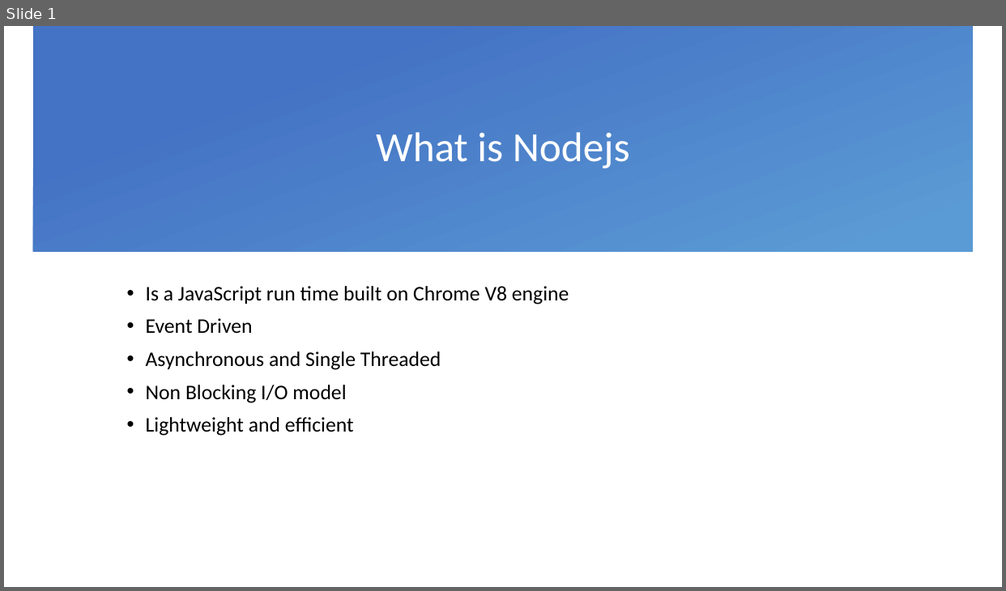
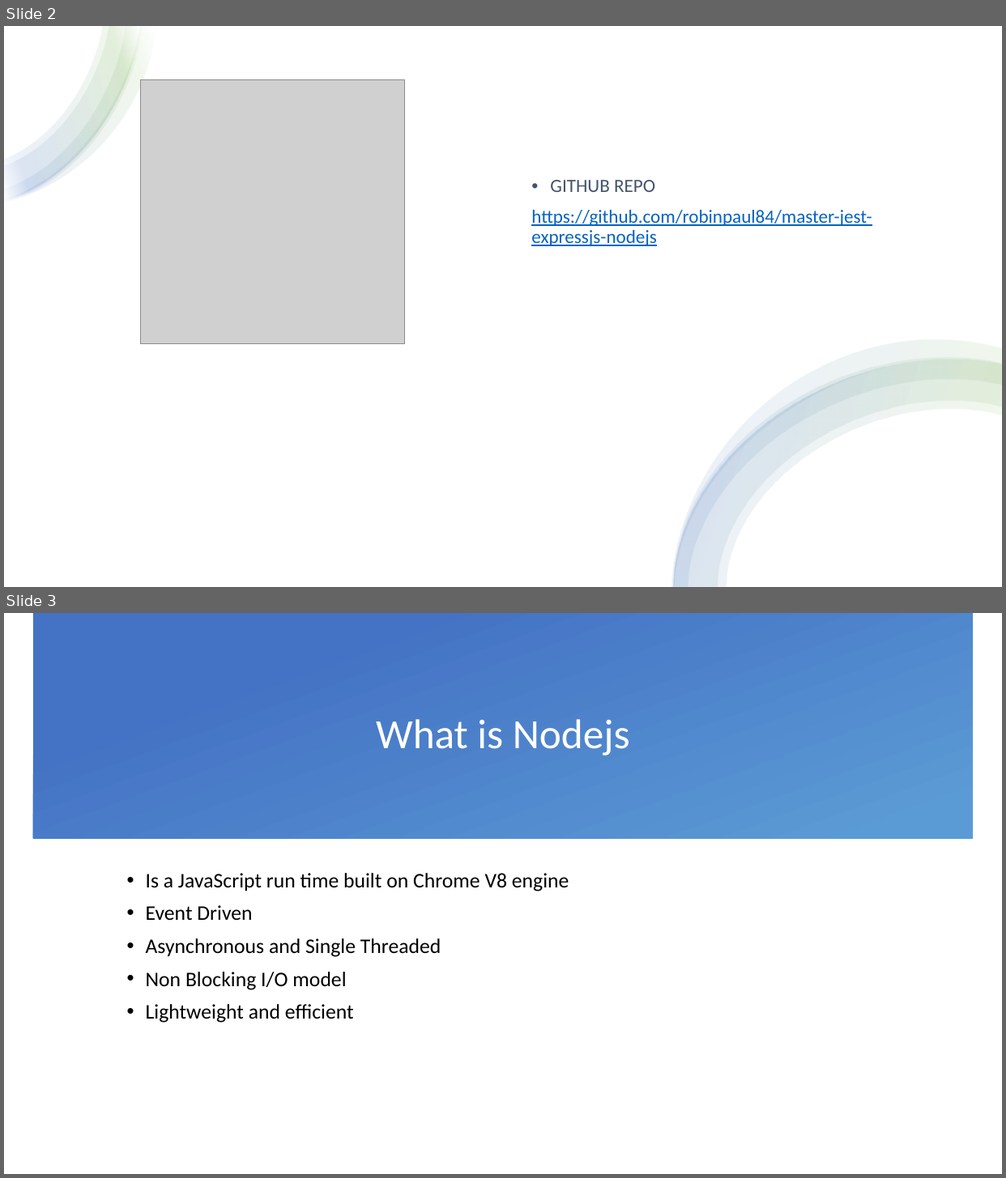
Before and after one commit to robinpaul84/master-jest-expressjs-nodejs, a slide deck: Jest-Express.pptx. Shown one above the other, each under a label of ours: slide 1 before the commit, slides 2 and 3 after it. The pictures are 1006x591 and 1006x1178 pixels, drawn with LibreOffice and Linux fonts; fonts in the diff are those of the drawing; grey boxes stand for pictures; background and template pictures are left out. Boxes give left, top, right and bottom in pixels: in the first picture for what was removed or moved away, otherwise in the second. Text is boxed around its words. In the diff, an @@ line names an element or a change of style, - is before the commit and + after.

Commit message:
ppt

```diff
--- a/Jest-Express.pptx
+++ b/Jest-Express.pptx
@@ slide 2 added at [4, 26, 1002, 587], background #FFFFFF @@
@@ rectangle added at [4, 26, 1002, 587], fill #FFFFFF @@
@@ group added at [4, 26, 156, 202]: 4 freeform shapes @@
@@ picture added at [140, 80, 404, 344] @@
@@ text added at [531, 180, 872, 246], 18 pt, text #0563C1, underline @@
+• GITHUB REPO
+https://github.com/robinpaul84/master-jest-expressjs-nodejs
@@ group added at [672, 340, 1002, 587]: 4 freeform shapes @@
@@ what was slide 1 is now slide 3 @@
```
Also in this commit, not shown: 1 other slide added.
